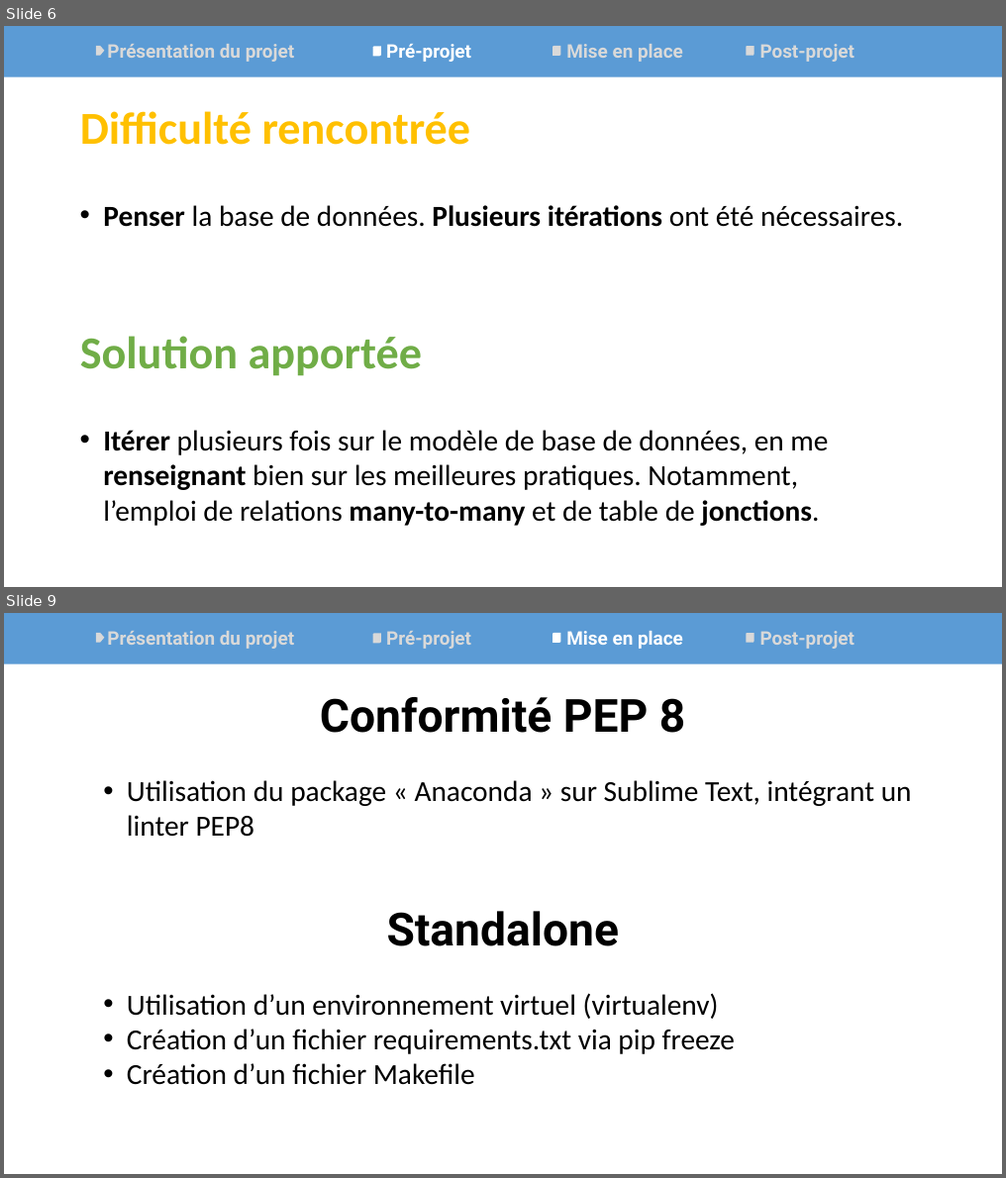
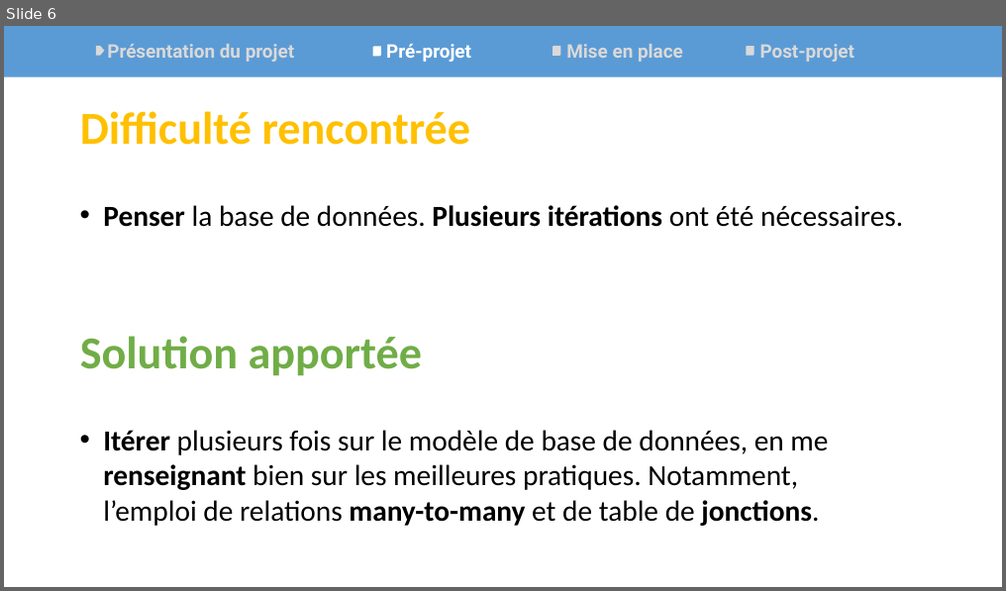
Before and after one commit to Synkied/OC_Projet-5, a slide deck: doc/livrables/Projet5_OpenFoodFacts_Oral.pptx. Shown one above the other, each under a label of ours: slides 6 and 9 before the commit, slide 6 after it; the slides between them are not shown. The pictures are 1006x1178 and 1006x591 pixels, drawn with LibreOffice and Linux fonts; fonts in the diff are those of the drawing. Boxes give left, top, right and bottom in pixels: in the first picture for what was removed or moved away, otherwise in the second. Text is boxed around its words. In the diff, an @@ line names an element or a change of style, - is before the commit and + after.

```diff
--- a/doc/livrables/Projet5_OpenFoodFacts_Oral.pptx
+++ b/doc/livrables/Projet5_OpenFoodFacts_Oral.pptx
@@ slide 9 removed at bbox=[4, 613, 1002, 1174], background #FFFFFF @@
@@ rectangle removed at bbox=[4, 613, 1002, 663] @@
@@ pentagon arrow removed at bbox=[96, 633, 104, 642] @@
@@ text removed at bbox=[107, 631, 294, 649] @@
-Présentation du projet
@@ round diag rect removed at bbox=[373, 633, 381, 643] @@
@@ text removed at bbox=[386, 631, 471, 649] @@
-Pré-projet
@@ round diag rect removed at bbox=[552, 633, 561, 642] @@
@@ text removed at bbox=[566, 631, 683, 649] @@
-Mise en place
@@ round diag rect removed at bbox=[746, 633, 754, 643] @@
@@ text removed at bbox=[760, 631, 855, 649] @@
-Post-projet
@@ text removed at bbox=[320, 697, 685, 733] @@
-Conformité PEP 8
@@ text removed at bbox=[127, 780, 912, 837] @@
-• Utilisation du package « Anaconda » sur Sublime Text, intégrant un linter PEP8
@@ text removed at bbox=[387, 911, 619, 947] @@
-Standalone
@@ text removed at bbox=[127, 993, 735, 1085] @@
-• Utilisation d’un environnement virtuel (virtualenv)
-• Création d’un fichier requirements.txt via pip freeze
-• Création d’un fichier Makefile
```
Also in this commit, not shown: 3 slides changed, 1 slide added, 10 other files.
